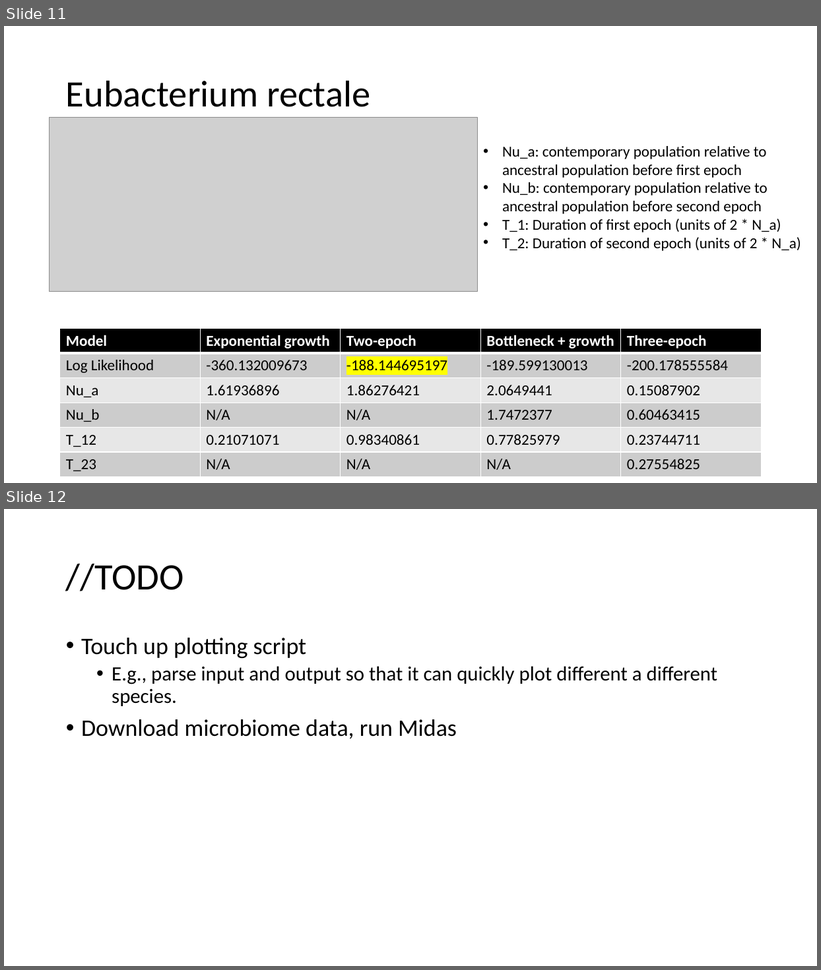
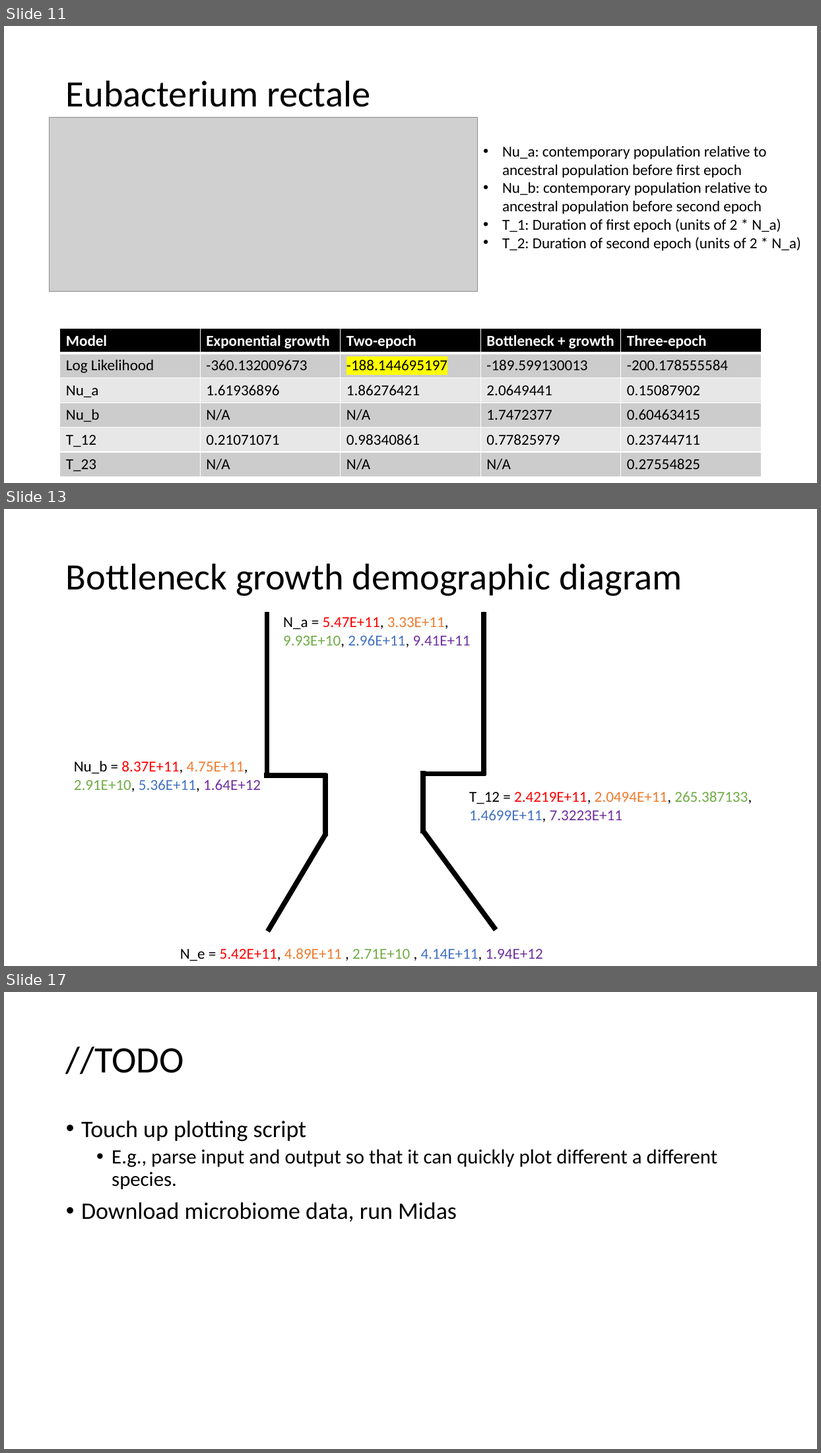
Before and after one commit to jon-mah/demo_for_ccgb, a slide deck: Summary/20210118_demo_for_ccgb_rotation_update.pptx. Shown one above the other, each under a label of ours: slides 11 and 12 before the commit, slides 11, 13 and 17 after it; the slides between them are not shown. The pictures are 821x970 and 821x1453 pixels, drawn with LibreOffice and Linux fonts; fonts in the diff are those of the drawing; grey boxes stand for pictures. Boxes give left, top, right and bottom in pixels: in the first picture for what was removed or moved away, otherwise in the second. Text is boxed around its words. In the diff, an @@ line names an element or a change of style, - is before the commit and + after.

```diff
--- a/Summary/20210118_demo_for_ccgb_rotation_update.pptx
+++ b/Summary/20210118_demo_for_ccgb_rotation_update.pptx
@@ slide 13 added at box(4, 509, 817, 966), background #FFFFFF @@
@@ title added at box(66, 563, 682, 596), 44 pt, text #000000 @@
+Bottleneck growth demographic diagram
@@ line added from (267, 612) to (267, 776), #000000 6 pt @@
@@ text added at box(283, 617, 471, 648), 18 pt, text #000000 @@
+N_a = 5.47E+11, 3.33E+11,
+9.93E+10, 2.96E+11, 9.41E+11
@@ line added from (484, 612) to (484, 776), #000000 6 pt @@
@@ text added at box(74, 761, 261, 792), 18 pt, text #000000 @@
+Nu_b = 8.37E+11, 4.75E+11,
+2.91E+10, 5.36E+11, 1.64E+12
@@ line added from (265, 776) to (327, 776), #000000 6 pt @@
@@ line added from (325, 774) to (325, 836), #000000 6 pt @@
@@ line added from (423, 774) to (486, 774), #000000 6 pt @@
@@ line added from (423, 771) to (423, 834), #000000 6 pt @@
@@ text added at box(469, 791, 752, 823), 18 pt, text #FF0000 @@
+T_12 = 2.4219E+11, 2.0494E+11, 265.387133,
+1.4699E+11, 7.3223E+11
@@ line added from (326, 834) to (268, 931), #000000 6 pt @@
@@ line added from (424, 832) to (496, 931), #000000 6 pt @@
@@ text added at box(180, 949, 543, 961), 18 pt, text #000000 @@
+N_e = 5.42E+11, 4.89E+11 , 2.71E+10 , 4.14E+11, 1.94E+12
@@ what was slide 12 is now slide 17 @@
```
Also in this commit, not shown: 1 slide changed, 4 other slides added, 2 other files.
